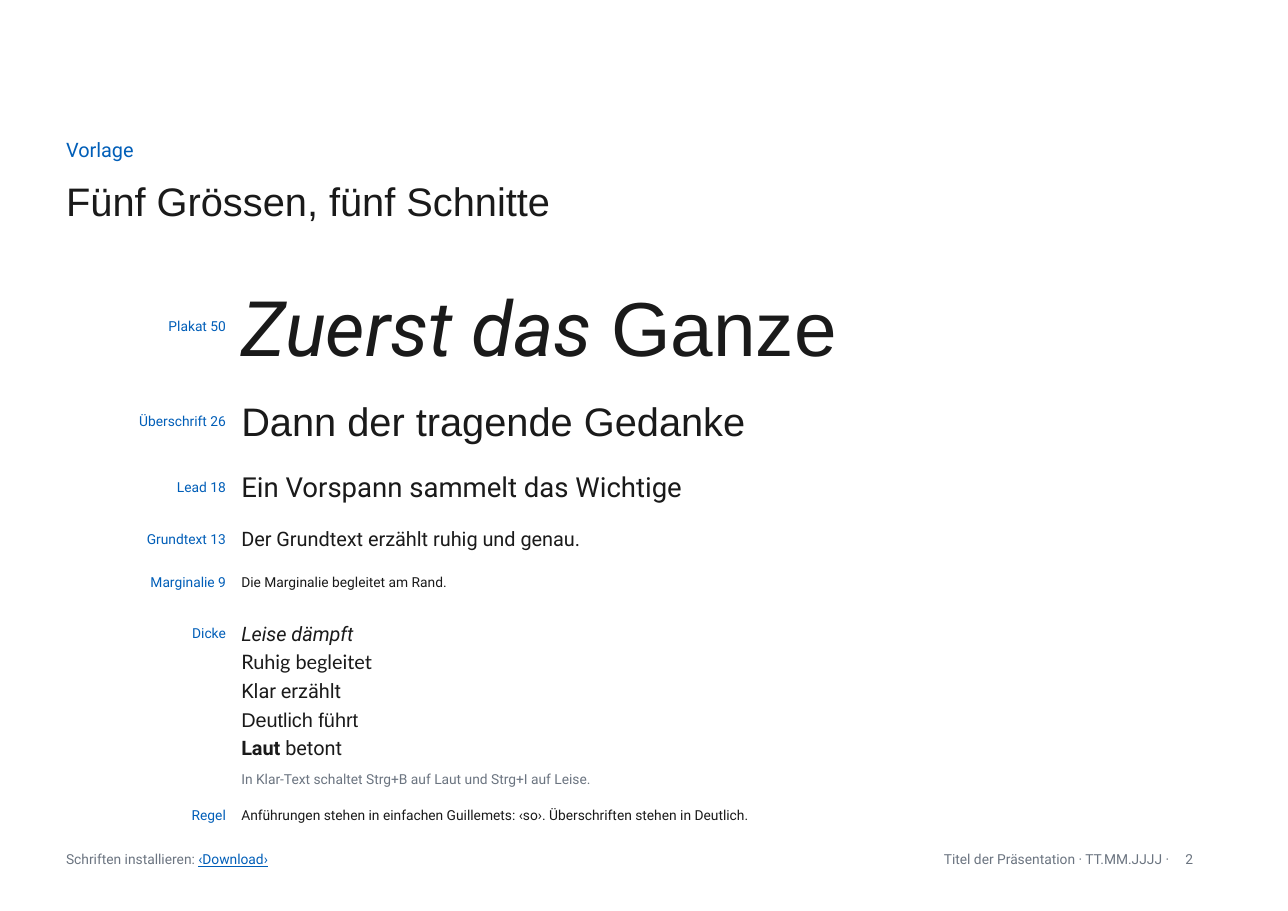
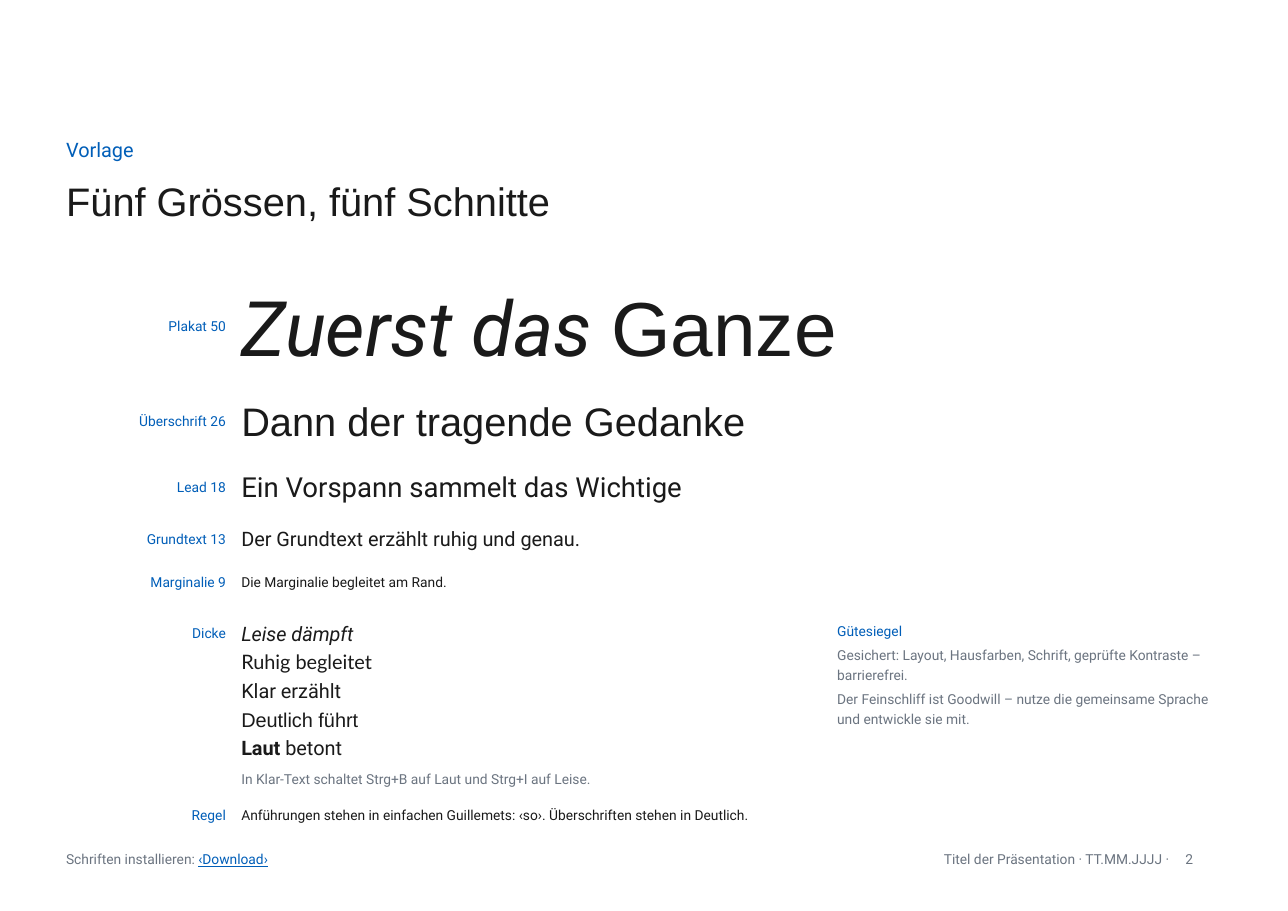
Before and after one commit to phtok/goeloggen, a slide deck: slide 2 of assets/templates/GoetheanumVorlageA4.pptx. Drawn at 1288x911 pixels with LibreOffice and Linux fonts; fonts in the diff are those of the drawing; background and template pictures are left out. Boxes give left, top, right and bottom in pixels: in the first picture for what was removed or moved away, otherwise in the second. Text is boxed around its words. In the diff, an @@ line names an element or a change of style, - is before the commit and + after.

```diff
--- a/assets/templates/GoetheanumVorlageA4.pptx
+++ b/assets/templates/GoetheanumVorlageA4.pptx
@@ text added at (837, 625, 1208, 724), 9 pt, text #6B7480 @@
+Gütesiegel
+Gesichert: Layout, Hausfarben, Schrift, geprüfte Kontraste – barrierefrei.
+Der Feinschliff ist Goodwill – nutze die gemeinsame Sprache und entwickle sie mit.
```
Also in this commit, not shown: 4 other slides changed, 2 other files.
